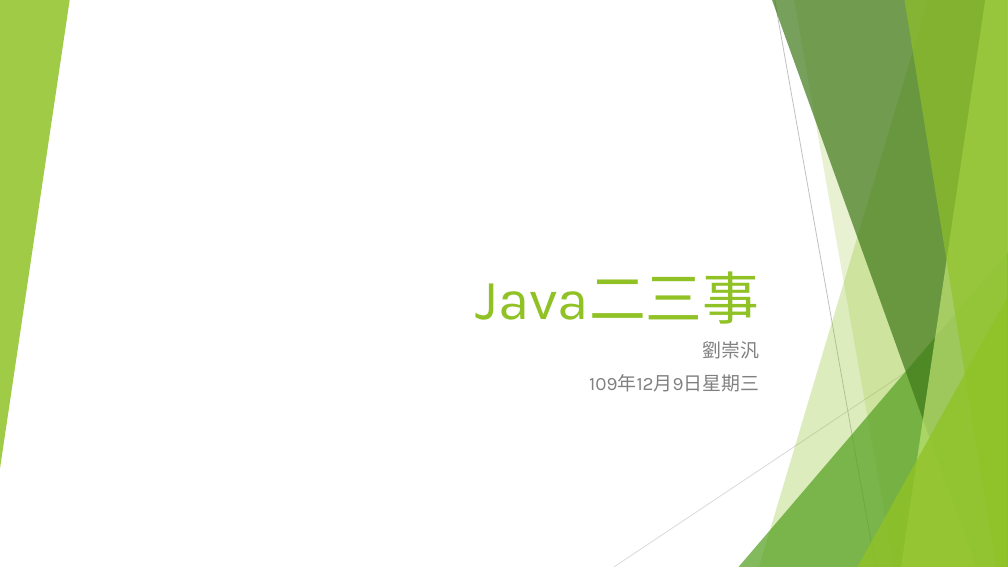
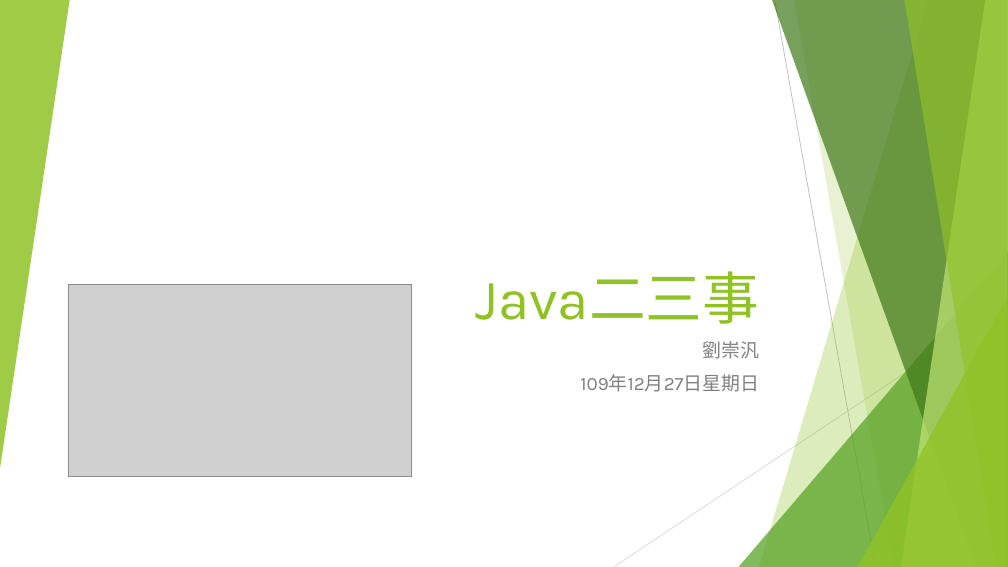
Before and after one commit to liulawsi/My_PPTs, a slide deck: slide 1 of LCC/Java/08Java二三事.pptx. Drawn at 1008x567 pixels with LibreOffice and Linux fonts; fonts in the diff are those of the drawing; grey boxes stand for pictures. Boxes give left, top, right and bottom in pixels: in the first picture for what was removed or moved away, otherwise in the second. Text is boxed around its words. In the diff, an @@ line names an element or a change of style, - is before the commit and + after.

```diff
--- a/LCC/Java/08Java二三事.pptx
+++ b/LCC/Java/08Java二三事.pptx
@@ picture added at box(69, 284, 412, 476) @@
@@ subtitle at box(580, 374, 759, 392): text changed @@
-109年12月9日星期三
+109年12月27日星期日
```
Also in this commit, not shown: 15 other files.
